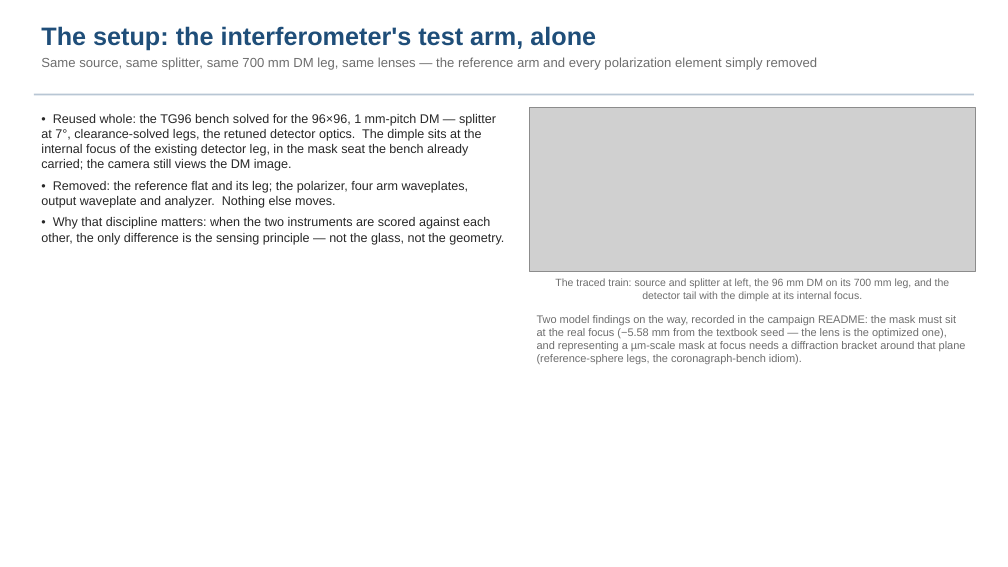
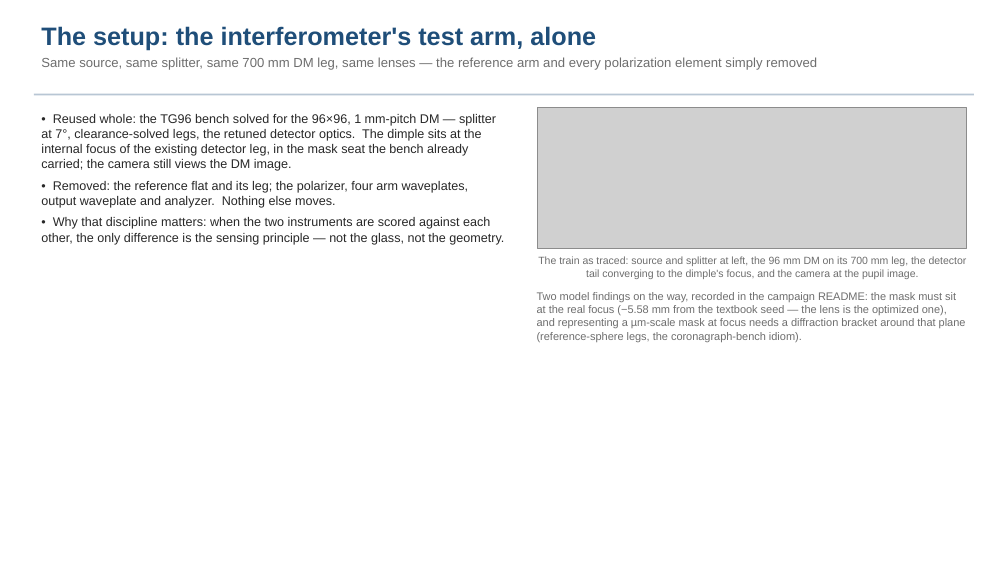
Before and after one commit to nasa-jpl/macos, a slide deck: slide 3 of demo_session/deck_zwfs.pptx. Drawn at 1008x567 pixels with LibreOffice and Linux fonts; fonts in the diff are those of the drawing; grey boxes stand for pictures. Boxes give left, top, right and bottom in pixels: in the first picture for what was removed or moved away, otherwise in the second. Text is boxed around its words. In the diff, an @@ line names an element or a change of style, - is before the commit and + after.

```diff
--- a/demo_session/deck_zwfs.pptx
+++ b/demo_session/deck_zwfs.pptx
@@ picture: place and size @@
-picture at (529, 107, 975, 271)
+picture at (538, 107, 967, 249)
@@ text at (538, 256, 967, 279): text changed @@
-The traced train: source and splitter at left, the 96 mm DM on its 700 mm leg, and the detector tail with the dimple at its internal focus.
+The train as traced: source and splitter at left, the 96 mm DM on its 700 mm leg, the detector tail converging to the dimple's focus, and the camera at the pupil image.
@@ text "Two model findings on the ...": place and size @@
-text "Two model findings on the ..." at (537, 315, 966, 364)
+text "Two model findings on the ..." at (537, 292, 966, 342)
```
Also in this commit, not shown: 4 other slides changed, 1 slide added, 9 other files.
